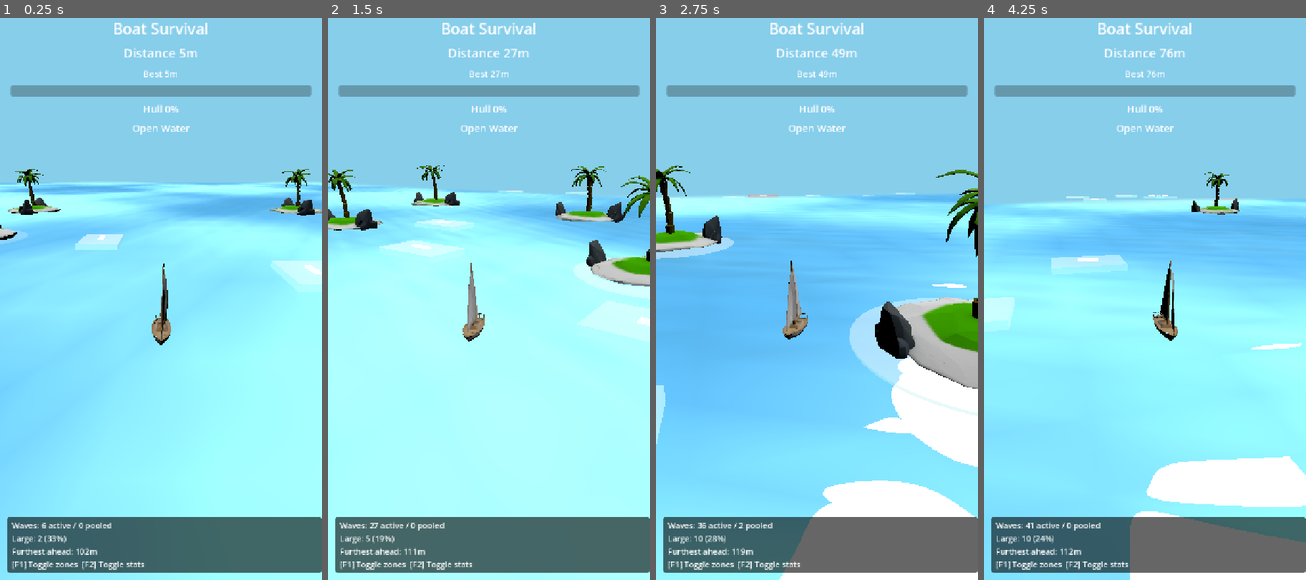
Above: before the commit, frames 1-4 (left to right).
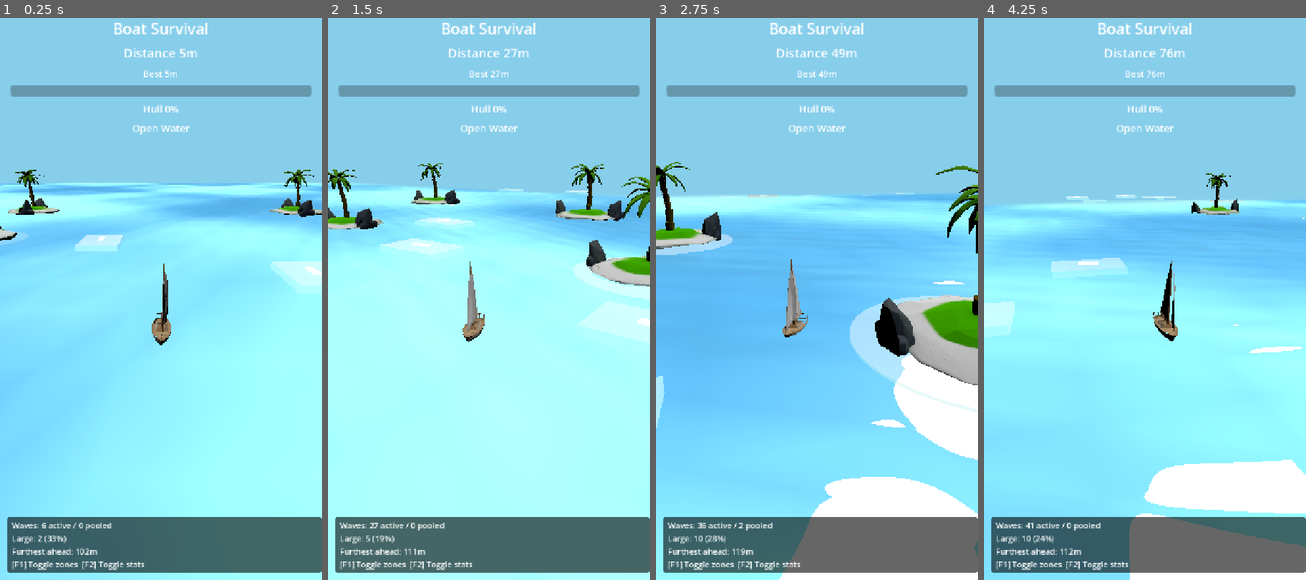
Above: after the commit, the same moments.

Repository: lseyesl/ai_game_board
Game: Godot game, scene res://scenes/main/Main.tscn
Same seed, same stepped clock (60 frames per second), same inputs: the game is played once before the commit and once after it.
Inputs (mouse positions are in pixels of both pictures, inside the frame that each line leads up to):
- Up to frame 1 (0.25 s): no input
- Up to frame 2 (1.5 s): tap Enter (ui_accept) at 0.5, 0.77 s; move the mouse to (559, 265) at 0.52 s; hold Right (ui_right) 0.53-1.25 s; tap F at 0.6 s; click (559, 265) at 0.67 s; drag from (424, 321) to (472, 405) at 1.27 s
- Up to frame 3 (2.75 s): move the mouse to (849, 169) at 2.02 s; hold Right (ui_right) from 2.03 s (still down); hold E from 2.03 s (still down)
- Up to frame 4 (4.25 s): release Right (ui_right) at 2.75 s; release E at 2.75 s; drag from (1128, 405) to (1048, 209) at 2.77 s; move the mouse to (1241, 377) at 3.52 s; hold Left (ui_left) from 3.53 s (still down); tap F at 3.6 s; tap Enter (ui_accept) at 3.77 s

The runs differ from the first frame. In frame 1, 0.9% of the frame differs, in the area x 0-100%, y 26-58%; in frame 2, 1.6%; in frame 3, 4.1%, in the area x 0-100%, y 25-100%; in frame 4, 2.3%.

Commit message:
feat: amplify boat rocking in waves
Ultraworked with [Sisyphus](https://github.com/code-yeongyu/oh-my-openagent)

Co-authored-by: Sisyphus <clio-agent@sisyphuslabs.ai>

Diff:
--- a/scripts/ship/ship_controller.gd
+++ b/scripts/ship/ship_controller.gd
@@ -10,9 +10,9 @@
 @export var forward_speed: float = 18.0
 @export var turn_speed: float = 1.7
 @export var steering_smoothing: float = 5.0
-@export var bob_strength: float = 0.4
-@export var pitch_strength: float = 2.5
-@export var roll_strength: float = 1.8
+@export var bob_strength: float = 0.55
+@export var pitch_strength: float = 3.4
+@export var roll_strength: float = 2.6
 @export var gravity: float = 18.0
 
 var input_adapter = null
@@ -24,6 +24,7 @@
 var wave_lateral_velocity: Vector3 = Vector3.ZERO
 var wave_lateral_damping: float = 3.0
 var wave_speed_multiplier: float = 1.0
+var wave_rock_multiplier: float = 1.0
 var current_push_velocity: Vector3 = Vector3.ZERO
 var base_y: float = 0.0
 var current_repair_rate: float = 0.0
@@ -64,8 +65,8 @@
 	var bob_y := base_y + bob_offset
 	position.y = bob_y
 
-	var pitch := sin(t * 2.0 + 0.5) * pitch_strength * speed_factor
-	var roll := sin(t * 1.3 + 1.0) * roll_strength * speed_factor
+	var pitch := sin(t * 2.0 + 0.5) * pitch_strength * speed_factor * wave_rock_multiplier
+	var roll := sin(t * 1.3 + 1.0) * roll_strength * speed_factor * wave_rock_multiplier
 	_apply_boat_tilt(pitch, roll)
 
 	var forward_delta := -transform.basis.z.normalized() * forward_speed * wave_speed_multiplier * delta
@@ -93,6 +94,7 @@
 	var min_speed_multiplier := 1.0
 	var total_damage := 0.0
 	var total_turn_push := 0.0
+	var strongest_wave_intensity := 0.0
 	var has_wave_overlap := false
 
 	for area in overlapping:
@@ -104,8 +106,13 @@
 			min_speed_multiplier = minf(min_speed_multiplier, wave.speed_multiplier)
 			total_damage += wave.damage_per_second * delta
 			total_turn_push += wave.turn_push
+			strongest_wave_intensity = maxf(strongest_wave_intensity, wave.lateral_force / 7.0)
+			strongest_wave_intensity = maxf(strongest_wave_intensity, wave.turn_push / 0.5)
+			if wave.is_large:
+				strongest_wave_intensity = maxf(strongest_wave_intensity, 1.0)
 
 	wave_speed_multiplier = min_speed_multiplier if has_wave_overlap else 1.0
+	wave_rock_multiplier = 1.0 + clampf(strongest_wave_intensity, 0.0, 1.0) * 0.75
 	wave_turn_velocity = total_turn_push
 
 	if net_lateral.length() > 0.001:
--- a/tests/unit/test_wave_ship_interaction.gd
+++ b/tests/unit/test_wave_ship_interaction.gd
@@ -64,6 +64,29 @@
 	if not is_equal_approx(actual_forward, 10.0):
 		failures.append("ship speed should return to normal immediately when no waves overlap")
 
+	# --- Overlapping waves visibly amplify boat pitch and roll ---
+	var calm_ship = ShipControllerScript.new()
+	calm_ship.run_model = RunModelScript.new()
+	calm_ship.input_adapter = SteeringInputScript.new()
+	calm_ship._build_visuals()
+	calm_ship.simulate_tick_with_waves(0.0, 0.0, [])
+	var calm_boat_model := calm_ship.get_node_or_null("BoatModel") as Node3D
+	var calm_pitch := absf(calm_boat_model.rotation_degrees.x)
+	var calm_roll := absf(calm_boat_model.rotation_degrees.z)
+
+	var wave_ship = ShipControllerScript.new()
+	wave_ship.run_model = RunModelScript.new()
+	wave_ship.input_adapter = SteeringInputScript.new()
+	wave_ship._build_visuals()
+	wave_ship.simulate_tick_with_waves(0.0, 0.0, [_make_wave(Vector3(1.0, 0.0, 0.0), 7.0, 0.6, 8.0, 0.5)])
+	var wave_boat_model := wave_ship.get_node_or_null("BoatModel") as Node3D
+	if absf(wave_boat_model.rotation_degrees.x) <= calm_pitch:
+		failures.append("overlapping waves should amplify boat pitch to show rougher water")
+	if absf(wave_boat_model.rotation_degrees.z) <= calm_roll:
+		failures.append("overlapping waves should amplify boat roll to show rougher water")
+	calm_ship.free()
+	wave_ship.free()
+
 	# --- Stale lateral velocity decays when overlapping waves have no net lateral direction ---
 	ship.wave_lateral_velocity = Vector3(9.0, 0.0, 0.0)
 	ship.simulate_wave_effects([_make_wave(Vector3.ZERO, 4.0, 0.75, 0.0, 0.0)], 1.0)
